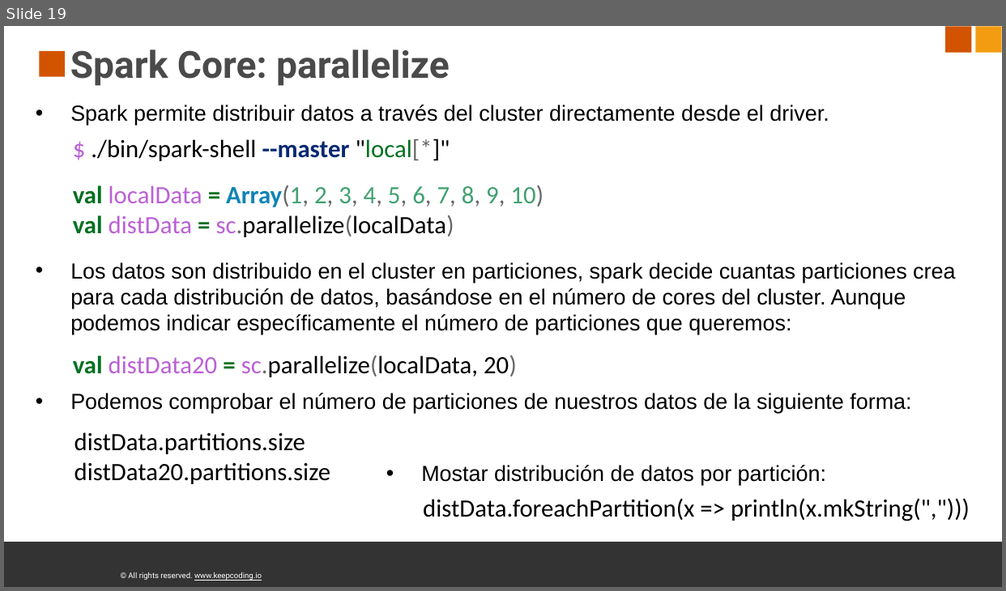
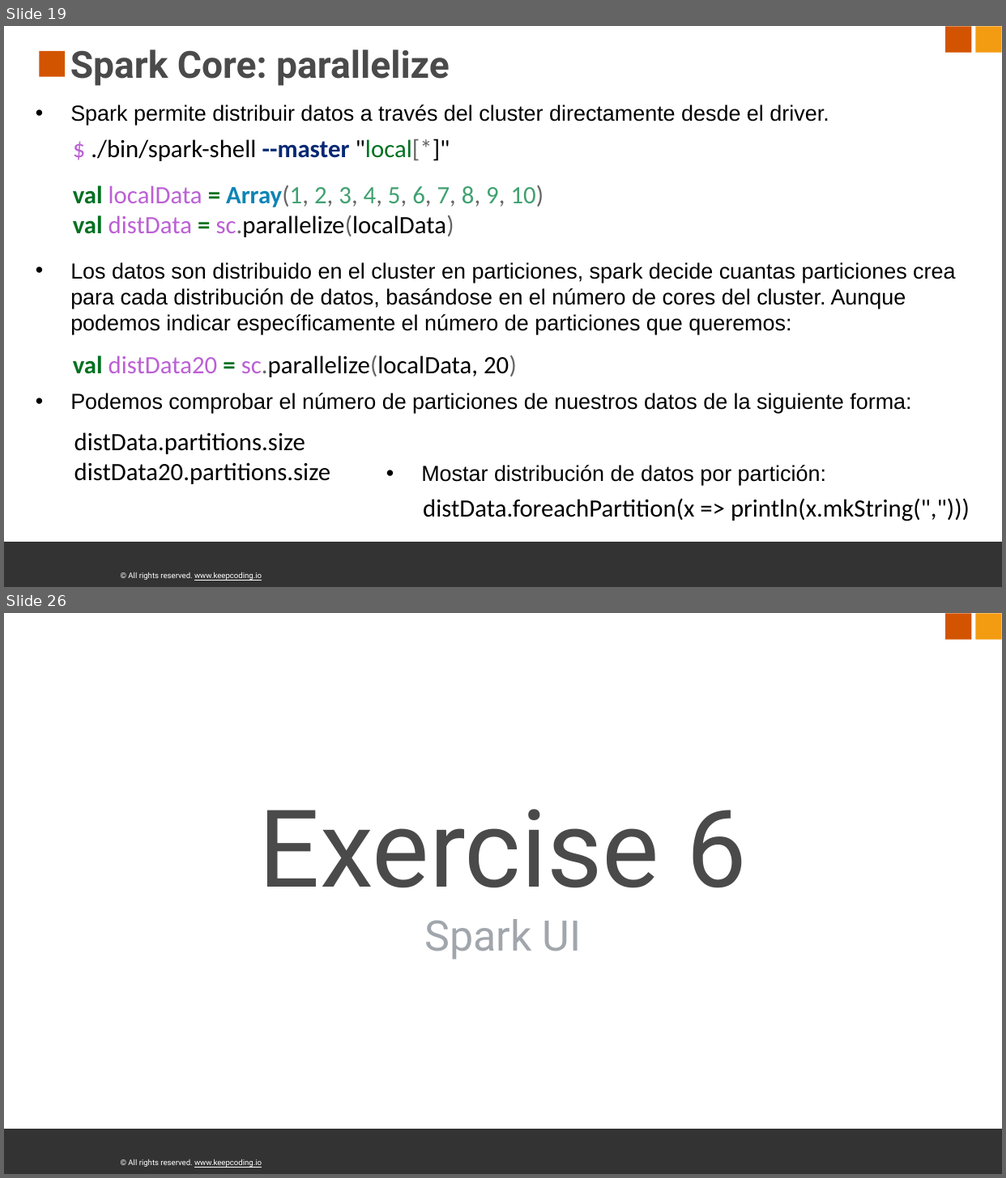
Before and after one commit to frisinacho/big-data-processing-spark-y-scala, a slide deck: sources/spark_core.pptx. Shown one above the other, each under a label of ours: slide 19 before the commit, slides 19 and 26 after it; the slides between them are not shown. The pictures are 1006x591 and 1006x1178 pixels, drawn with LibreOffice and Linux fonts; fonts in the diff are those of the drawing; background and template pictures are left out. Boxes give left, top, right and bottom in pixels: in the first picture for what was removed or moved away, otherwise in the second. Text is boxed around its words. In the diff, an @@ line names an element or a change of style, - is before the commit and + after.

Commit message:
exercise01

```diff
--- a/sources/spark_core.pptx
+++ b/sources/spark_core.pptx
@@ slide 26 added at box(4, 613, 1002, 1174), background #FFFFFF; not listed: 4 template elements that a slide beside it also shows @@
@@ title added at box(259, 809, 747, 960), 138 pt, text #4A4A4A @@
+Exercise 6
+Spark UI
```
Also in this commit, not shown: 1 slide changed, 6 other slides added, 7 other files.
